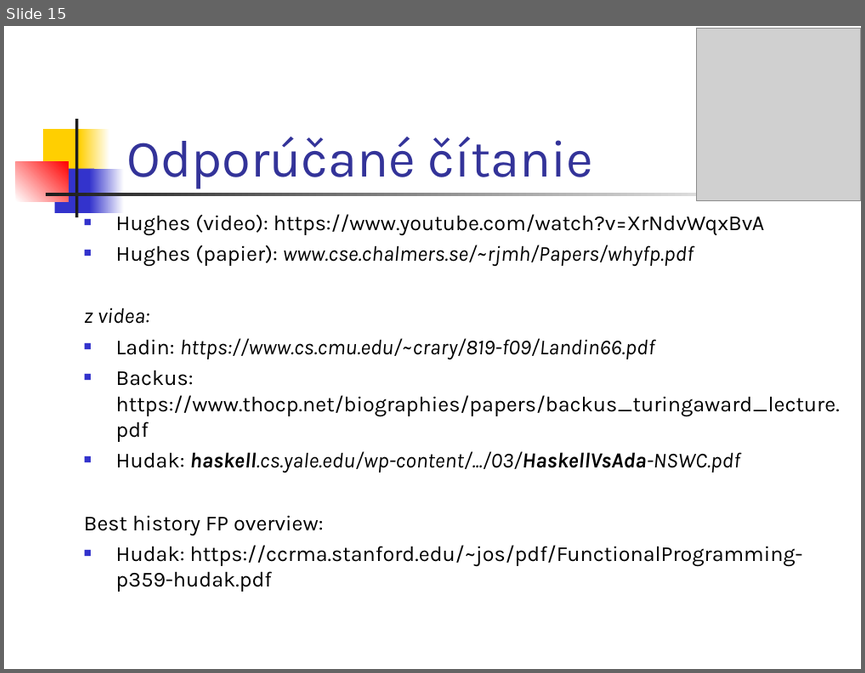
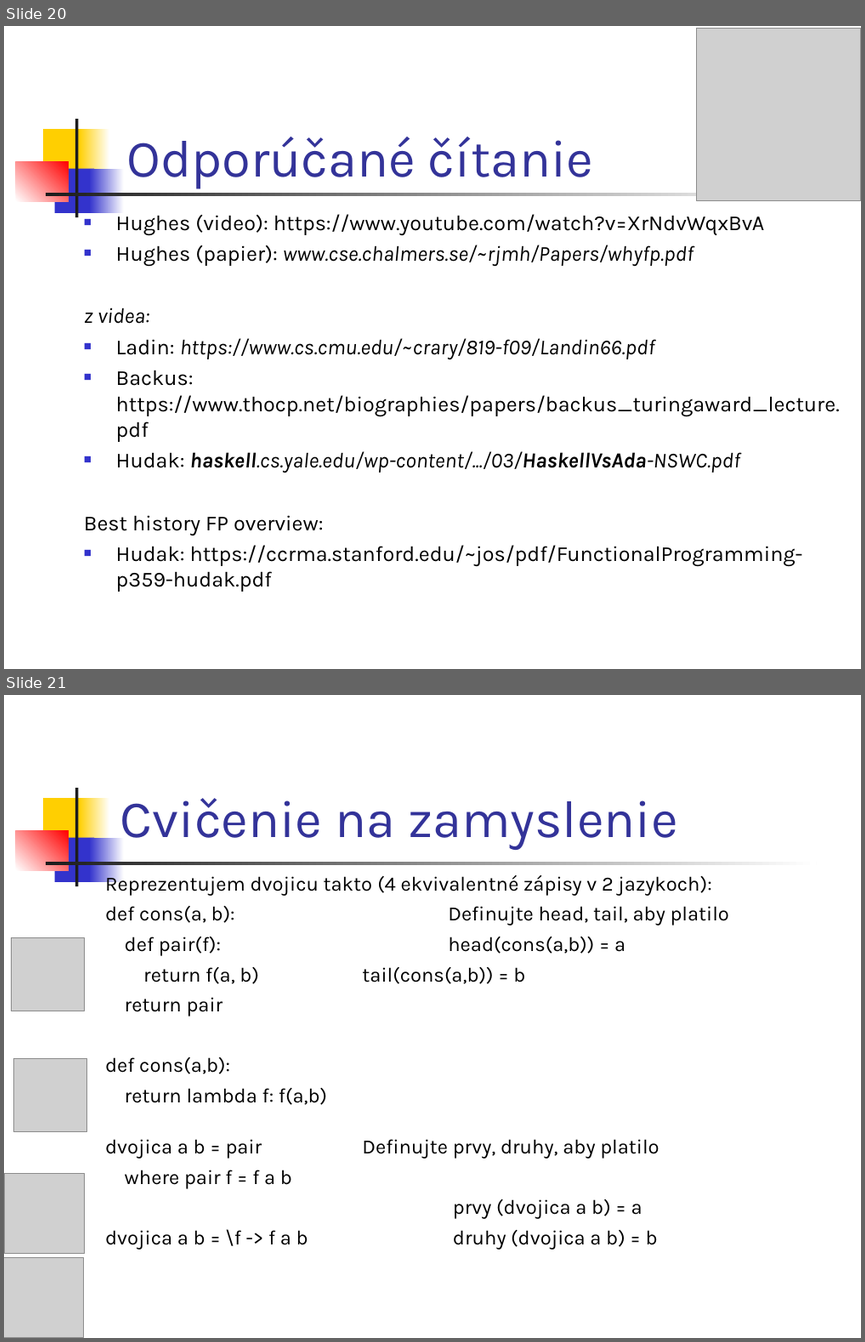
Before and after one commit to Funkcionalne/Prednasky, a slide deck: 01/01_fpro.ppt. Shown one above the other, each under a label of ours: slide 15 before the commit, slides 20 and 21 after it. The pictures are 865x673 and 865x1342 pixels, drawn with LibreOffice and Linux fonts; fonts in the diff are those of the drawing; grey boxes stand for pictures. Boxes give left, top, right and bottom in pixels: in the first picture for what was removed or moved away, otherwise in the second. Text is boxed around its words. In the diff, an @@ line names an element or a change of style, - is before the commit and + after.

```diff
--- a/01/01_fpro.ppt
+++ b/01/01_fpro.ppt
@@ slide 21 added at bbox=[4, 695, 861, 1338], background #FFFFFF; not listed: 7 template elements that a slide beside it also shows @@
@@ title added at bbox=[120, 798, 678, 850], 44 pt, text #333399 @@
+Cvičenie na zamyslenie
@@ text added at bbox=[105, 873, 729, 1249], 17 pt, text #000000 @@
+Reprezentujem dvojicu takto (4 ekvivalentné zápisy v 2 jazykoch):
+def cons(a, b): Definujte head, tail, aby platilo
+def pair(f): head(cons(a,b)) = a
+return f(a, b) tail(cons(a,b)) = b
+return pair
+def cons(a,b):
+return lambda f: f(a,b)
+dvojica a b = pair Definujte prvy, druhy, aby platilo
+where pair f = f a b
+prvy (dvojica a b) = a
+dvojica a b = \f -> f a b druhy (dvojica a b) = b
@@ picture added at bbox=[12, 937, 85, 1010] @@
@@ picture added at bbox=[13, 1058, 86, 1131] @@
@@ picture added at bbox=[5, 1173, 85, 1253] @@
@@ picture added at bbox=[4, 1258, 84, 1338] @@
@@ what was slide 15 is now slide 20 @@
```
Also in this commit, not shown: 2 slides changed, 5 other slides added, 7 other files.
